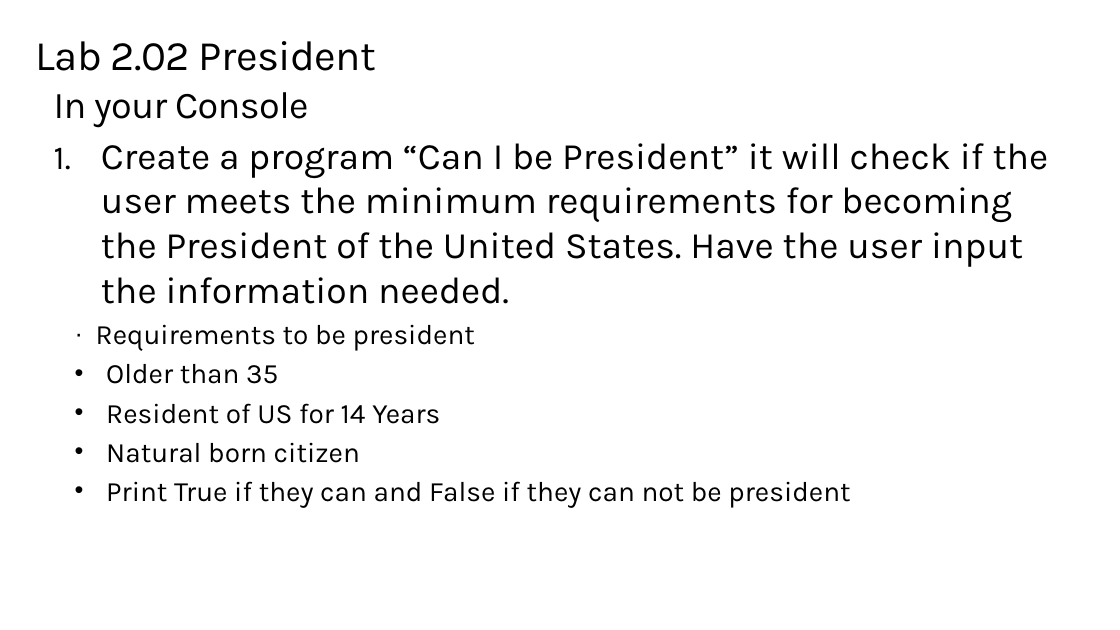
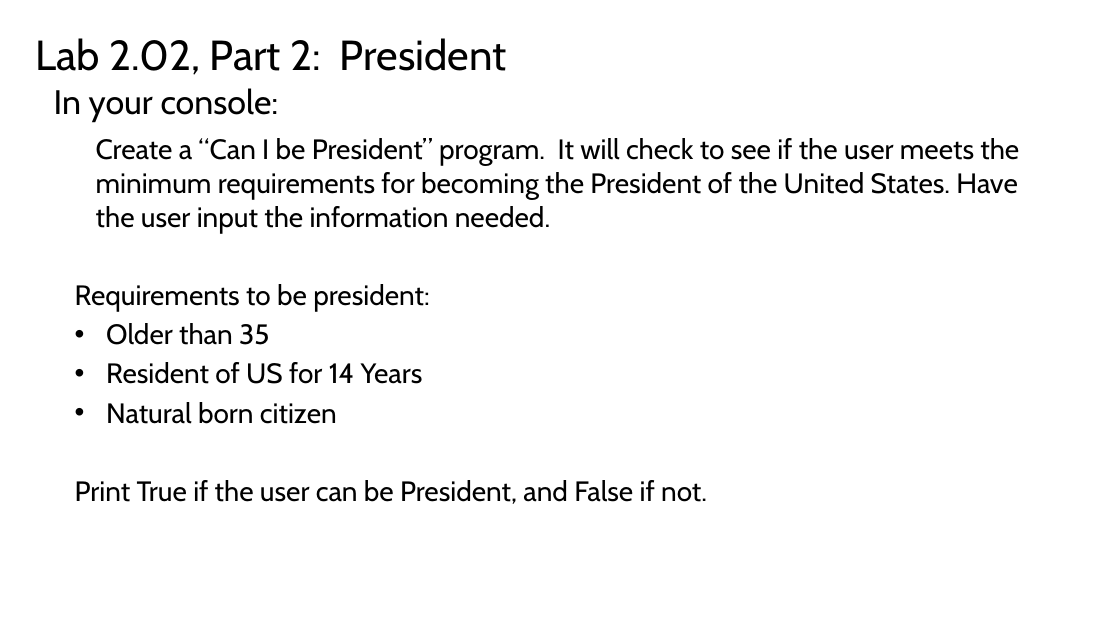
Before and after one commit to TEALSK12/2nd-semester-introduction-to-computer-science, a slide deck: slide 11 of units/2_unit/slidedecks/Intro Python 2.02 TEALS.pptx. Drawn at 1120x630 pixels with LibreOffice and Linux fonts; fonts in the diff are those of the drawing; background and template pictures are left out. Boxes give left, top, right and bottom in pixels: in the first picture for what was removed or moved away, otherwise in the second. Text is boxed around its words. In the diff, an @@ line names an element or a change of style, - is before the commit and + after.

```diff
--- a/units/2_unit/slidedecks/Intro Python 2.02 TEALS.pptx
+++ b/units/2_unit/slidedecks/Intro Python 2.02 TEALS.pptx
@@ text at <box>36,38,506,75</box>: text changed; font Karla to Cabin @@
-Lab 2.02 President
+Lab 2.02, Part 2: President
@@ title at <box>54,88,279,122</box>: text changed; size 32.4 to 29.2 pt; font Karla to Cabin @@
-In your Console
+In your console:
@@ text at <box>75,138,1019,311</box>: text changed; size 32 to 24 pt; font Karla to Cabin @@
-1. Create a program “Can I be President” it will check if the user meets the minimum requirements for becoming the President of the United States. Have the user input the information needed.
-  · Requirements to be president
+  Create a “Can I be President” program. It will check to see if the user meets the minimum requirements for becoming the President of the United States. Have the user input the information needed.
+  Requirements to be president:
@@ text at <box>106,323,423,424</box>: font Karla to Cabin in "Older than 35", "Resident of US for 14 Years", "Natural born citizen" @@
@@ text at <box>75,480,707,504</box>: text changed; font Karla to Cabin @@
-  • Print True if they can and False if they can not be president
+  Print True if the user can be President, and False if not.
```
Also in this commit, not shown: 13 other slides changed, 6 other files.
